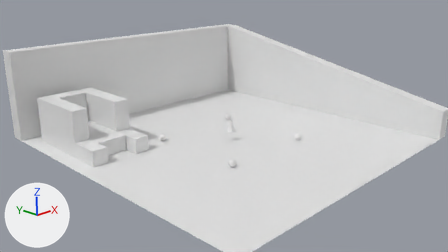
Two versions of the Blender file data_src/testlevel.blend, one commit apart.
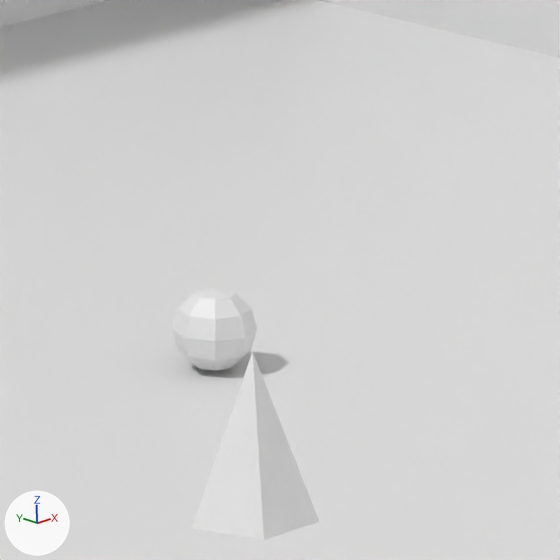
The first picture shows the older version from the file's camera 'Camera'. The close-ups show both versions on the part from 47% to 57% of the width and 36% to 53% of the height of that picture; other places that the commit changed are outside them. Every picture has the same lights, and +X, +Y and +Z are marked at lower left.
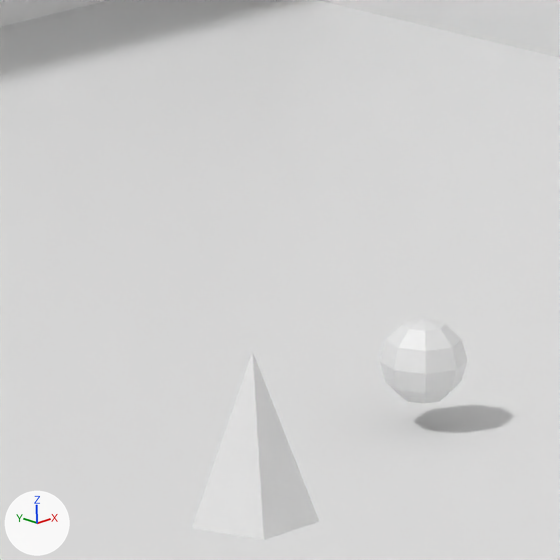
Where the change shows, as pixel boxes [x1, y1, x2, y2] in the close-ups (560 x 560 px):
'Sphere.002', moved
    before: [172, 287, 257, 371]
    after: [380, 318, 468, 404]

Diff of the bpy script that builds the scene:
```diff
--- a/data_src/testlevel.blend.py
+++ b/data_src/testlevel.blend.py
@@ ob_sphere_002 @@
 ob_sphere_002 = bpy.data.objects.new('Sphere.002', me_sphere_005)
-ob_sphere_002.location = (6.34, 6.68, 0.5)
+ob_sphere_002.location = (6.46, 3.48, 0.79)
 ob_sphere_002.scale = (0.5, 0.5, 0.5)
```
